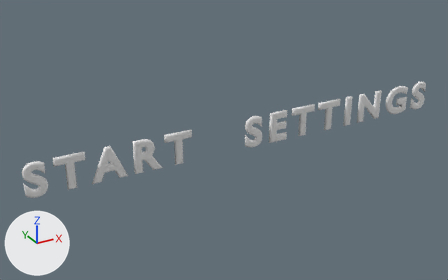
An edit to the glTF model models/gltf/text.glb, drawn before and after from the same camera.
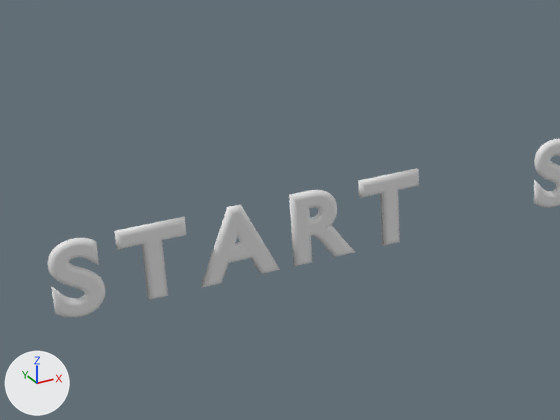
The first picture shows the older version from a 50 mm lens placed at (-7.01, -11.69, 6.14), pointed at (-0.42, 0.3, 0.15). The close-ups show both versions on the part from 0% to 57% of the width and 19% to 87% of the height of that picture. Arrows for +X, +Y and +Z are at lower left; the lights stay in place.

Script lines for the objects in view, before the commit:
```python
me_text = bpy.data.meshes.new('Text')
me_text.from_pydata(...)  # 4268 vertices, 8504 faces; spans x -3.34..2.49, y -0.05..0.05, z -0.41..0.39
me_text_001 = bpy.data.meshes.new('Text.001')
me_text_001.from_pydata(...)  # 2673 vertices, 5334 faces; spans x -1.4..2.38, y -0.05..0.05, z -0.41..0.39
ob_settings = bpy.data.objects.new('settings', me_text)
ob_settings.location = (3.325, 0.0, 0.347)
ob_start = bpy.data.objects.new('start', me_text_001)
ob_start.location = (-3.791, 0.0, 0.354)
```
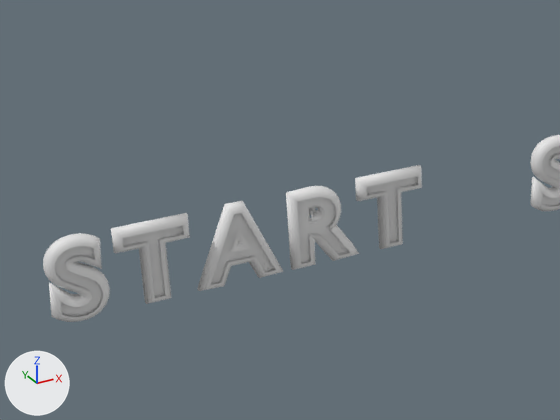
What differs and where, as boxes (x1, y1, x2, y2) in the close-ups (560 x 420 px):
'start_outline', added
    after: (43, 165, 422, 322)
'settings_outline', added
    after: (530, 135, 560, 211)
'settings', unchanged, covered by the edit
    before: (534, 139, 560, 208)
    after: (542, 146, 560, 207)

The change, as a list of edits to the scene's bpy script:
```text
Add me_text_005:
    me_text_005.from_pydata(...)  # 4257 vertices, 7720 faces; spans x -3.38..2.53, y -0.09..0.09, z -0.45..0.43
Add me_text_004:
    me_text_004.from_pydata(...)  # 2521 vertices, 4544 faces; spans x -1.44..2.41, y -0.09..0.09, z -0.45..0.43
Add ob_settings_outline:
    ob_settings_outline = bpy.data.objects.new('settings_outline', me_text_005)
    ob_settings_outline.location = (3.325, 0.0, 0.347)
Add ob_start_outline:
    ob_start_outline = bpy.data.objects.new('start_outline', me_text_004)
    ob_start_outline.location = (-3.791, 0.0, 0.354)
```
